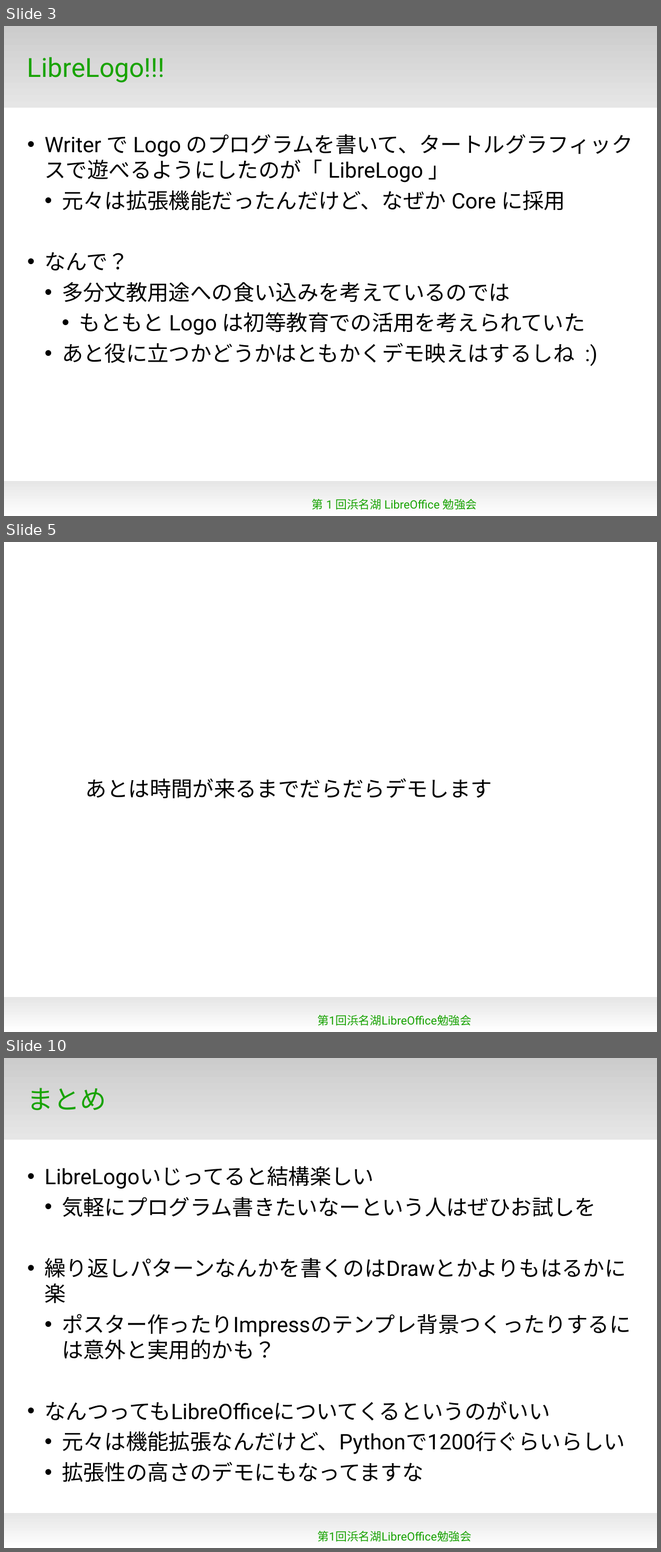
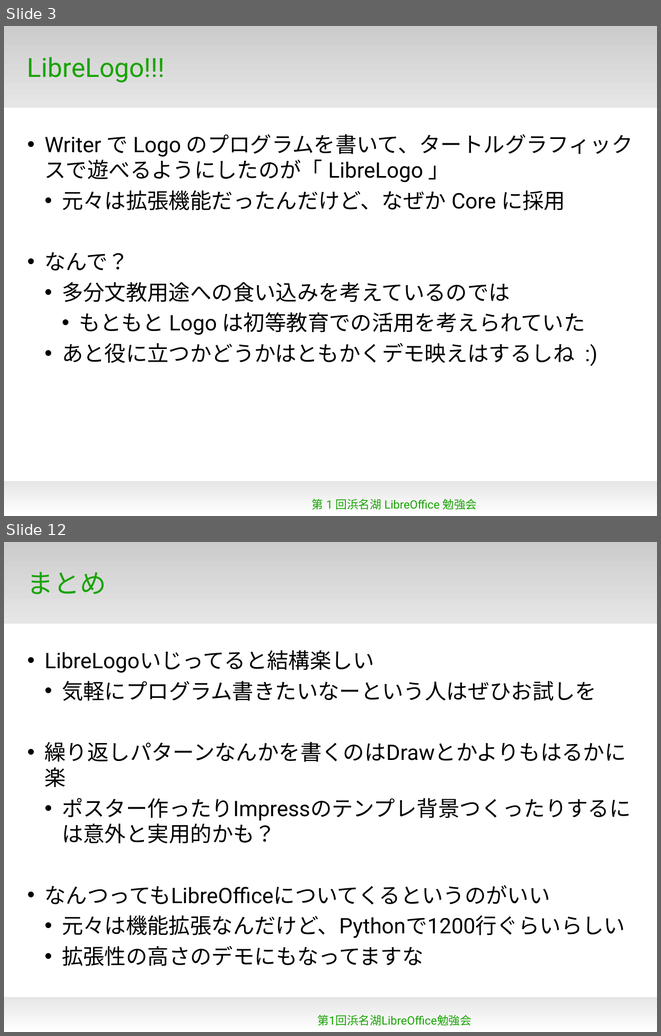
Before and after one commit to naruoga/KantoLibreOffice, a slide deck: Apr2013/LibreLogo.odp. Shown one above the other, each under a label of ours: slides 3, 5 and 10 before the commit, slides 3 and 12 after it; the slides between them are not shown. The pictures are 661x1552 and 661x1036 pixels, drawn with LibreOffice and Linux fonts; fonts in the diff are those of the drawing; background and template pictures are left out. Boxes give left, top, right and bottom in pixels: in the first picture for what was removed or moved away, otherwise in the second. Text is boxed around its words. In the diff, an @@ line names an element or a change of style, - is before the commit and + after.

```diff
--- a/Apr2013/LibreLogo.odp
+++ b/Apr2013/LibreLogo.odp
@@ slide 5 removed at (4,542,657,1032), background #FFFFFF; not listed: 1 template element that a slide beside it also shows @@
@@ subtitle removed at (86,778,492,799) @@
-あとは時間が来るまでだらだらデモします
@@ text removed at (317,1014,471,1025) @@
-第1回浜名湖LibreOffice勉強会
@@ what was slide 10 is now slide 12 @@
```
Also in this commit, not shown: 6 slides changed, 3 slides added, 5 other files.
